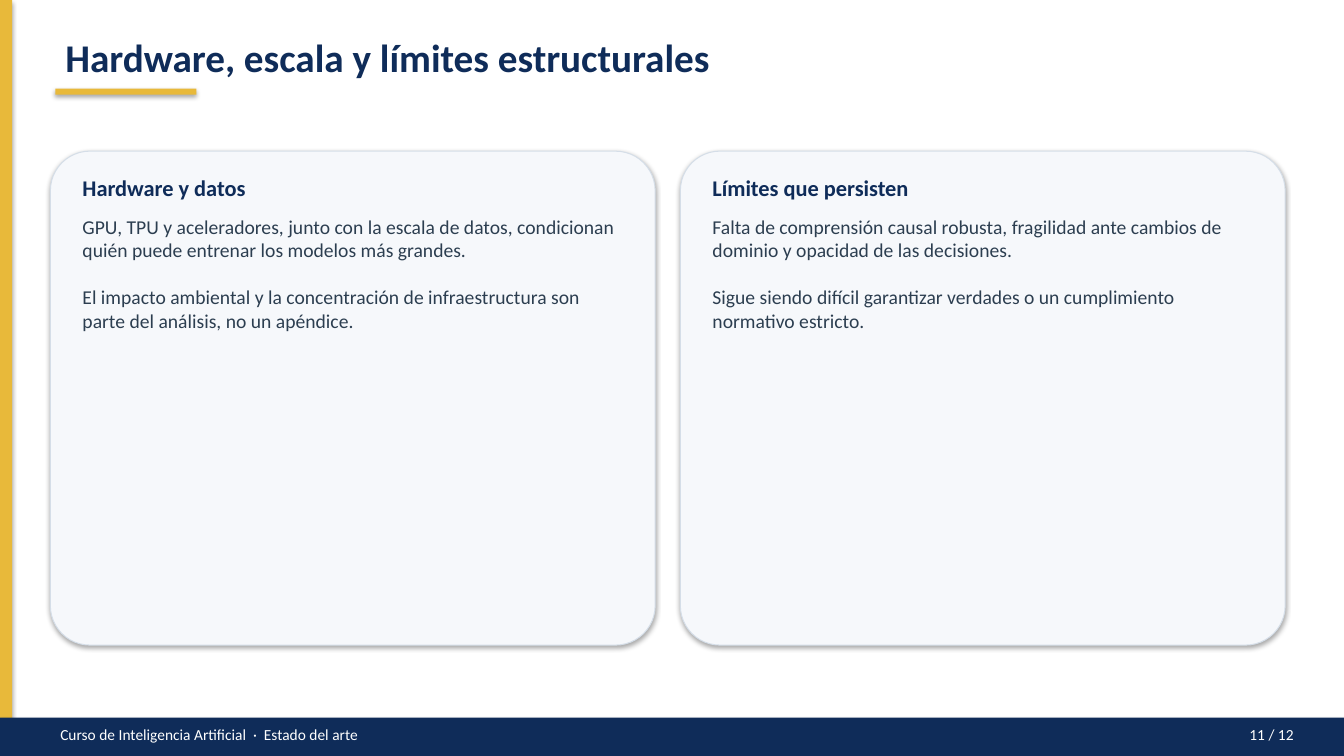
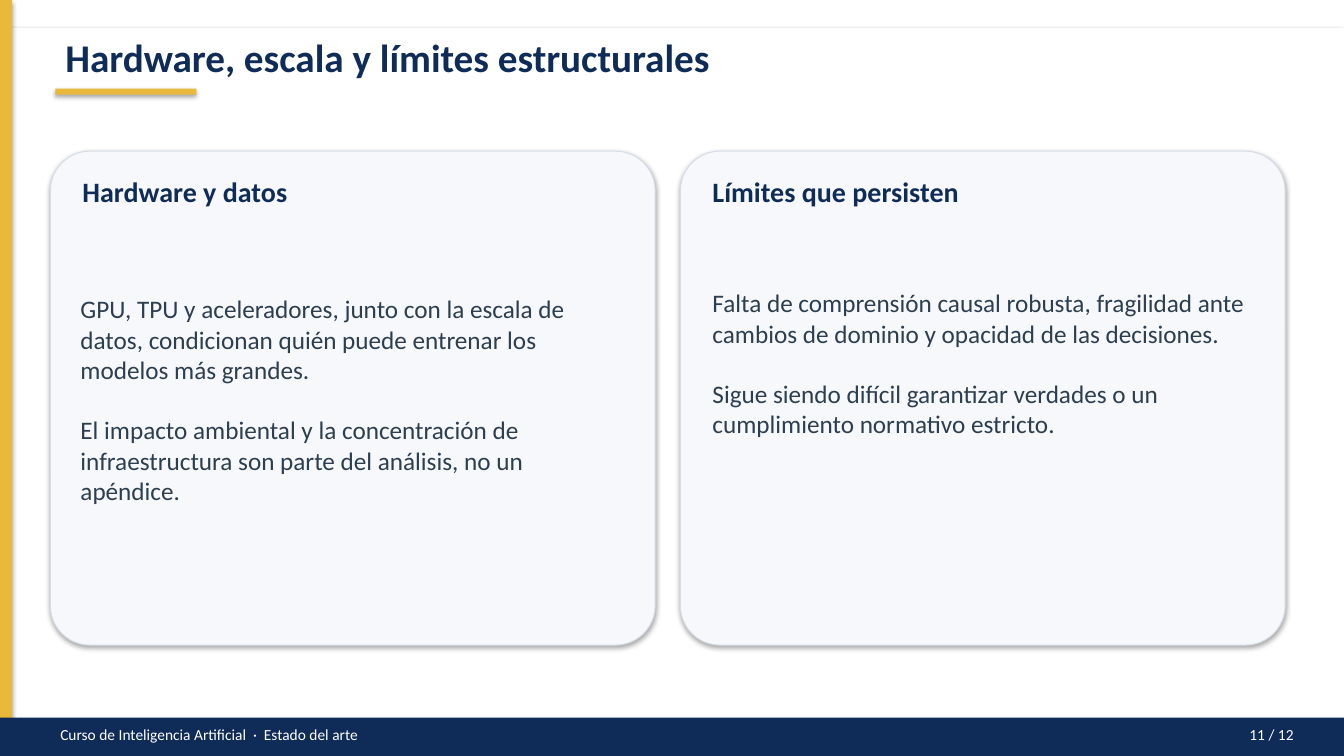
Before and after one commit to S-Shino-S/Inteligencia_Artificial-VictorUc, a slide deck: slide 11 of Conceptos Básicos de IA/PPTXs/estado-del-arte.pptx (slide 10 before the commit). Drawn at 1344x756 pixels with LibreOffice and Linux fonts; fonts in the diff are those of the drawing. Boxes give left, top, right and bottom in pixels: in the first picture for what was removed or moved away, otherwise in the second. Text is boxed around its words. In the diff, an @@ line names an element or a change of style, - is before the commit and + after.

```diff
--- a/Conceptos Básicos de IA/PPTXs/estado-del-arte.pptx
+++ b/Conceptos Básicos de IA/PPTXs/estado-del-arte.pptx
@@ rectangle: place and size @@
-rectangle at (0, 0, 1344, 756)
+rectangle at (0, 28, 1344, 756)
@@ text "Hardware y datos" at (82, 182, 287, 207): size 16 to 20 pt @@
@@ text "Límites que persisten" at (712, 182, 958, 207): size 16 to 20 pt @@
@@ text "GPU, TPU y aceleradores, junto ...": place and size @@
-text "GPU, TPU y aceleradores, junto ..." at (82, 220, 614, 331)
+text "GPU, TPU y aceleradores, junto ..." at (80, 300, 564, 504)
@@ text "GPU, TPU y aceleradores, junto ..." at (80, 300, 564, 504): size 14 to 18 pt @@
@@ text "Falta de comprensión causal robusta, ..." at (712, 294, 1244, 437): size 14 to 18 pt @@
@@ text "Falta de comprensión causal robusta, ...": place and size @@
-text "Falta de comprensión causal robusta, ..." at (712, 220, 1221, 328)
+text "Falta de comprensión causal robusta, ..." at (712, 294, 1244, 437)
```
Also in this commit, not shown: 6 other slides changed, 2 slides added, 2 slides removed, 1 other file.
